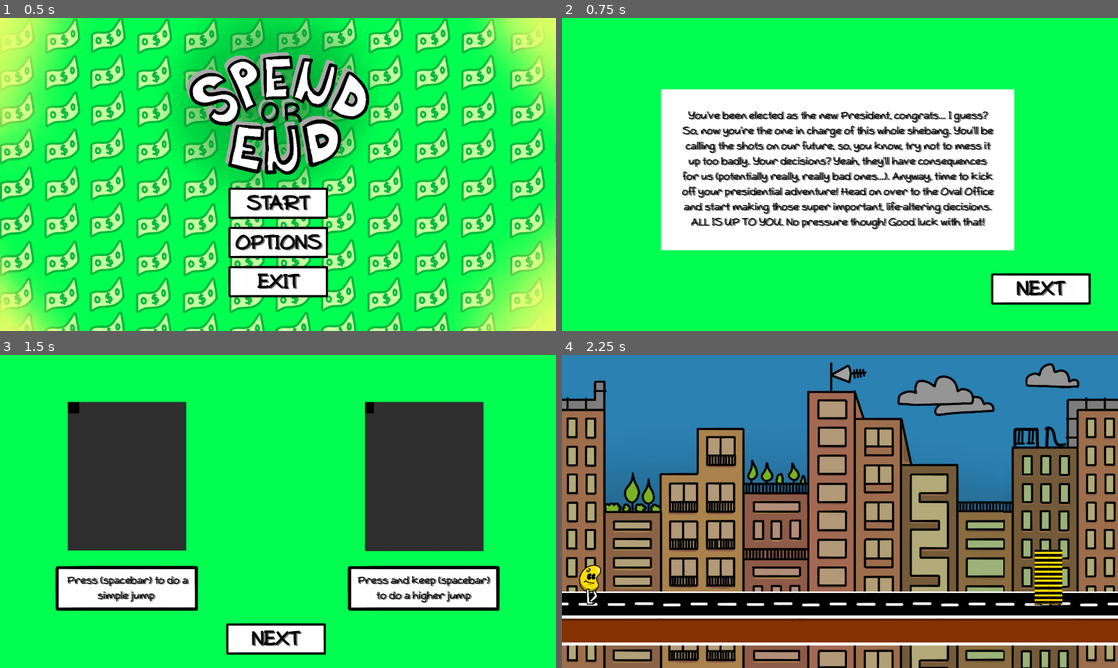
Above: before the commit, frames 1-4 (two rows, left to right).
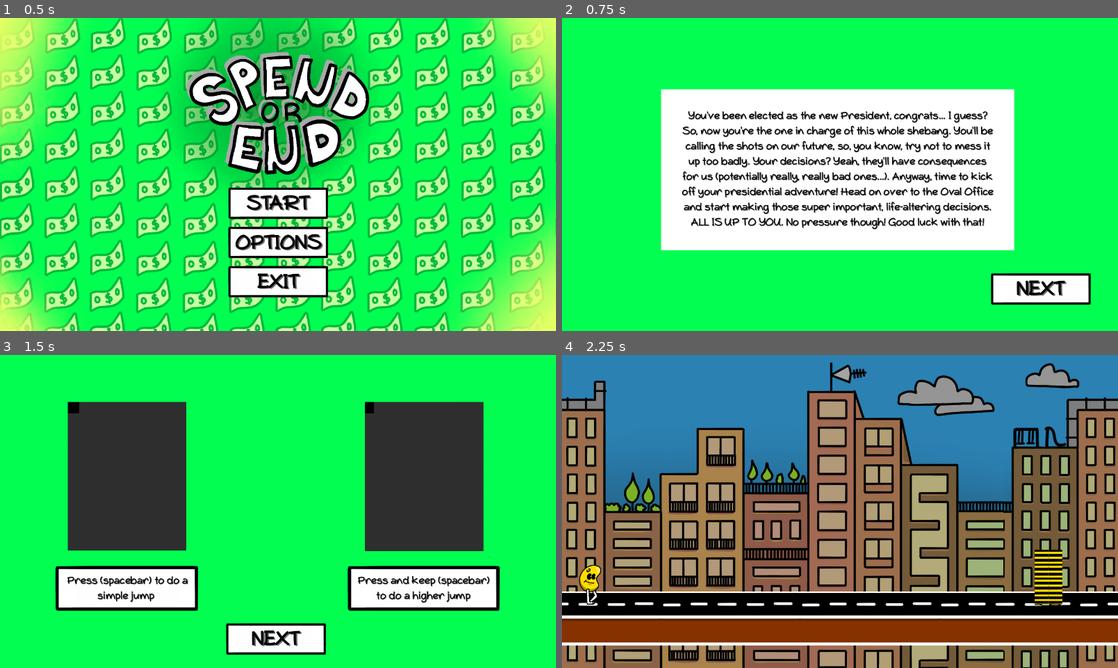
Above: after the commit, the same moments.

Repository: Passaaaa/spend_or_end
Game: Godot game, scene res://02_scenes/04_scenes/03_screens/MainMenu.tscn
The game is run twice, just before and just after one commit, with the same random seed, the same clock (stepped at 60 frames per second) and the same inputs. Video files are missing from this copy of the repository; at most half a second of black plays in their place.
Inputs:
- Up to frame 1 (0.5 s): no input
- Up to frame 2 (0.75 s): click "START" at 0.5 s
- Up to frame 3 (1.5 s): click "NEXT" at 1.25 s
- Up to frame 4 (2.25 s): click "NEXT" at 2 s

Frame 1 is identical in both runs. In frame 2, 3.6% of the frame differs, in the area x 21-78%, y 29-68%; in frame 3, 0.6%; in frame 4, nothing differs.

Commit message:
nosequehice

Diff:
--- a/02_scenes/03_levels/01_level01/level_1.tscn
+++ b/02_scenes/03_levels/01_level01/level_1.tscn
@@ -1,6 +1,6 @@
 [gd_scene load_steps=13 format=3 uid="uid://bksxhw20l3ihj"]
 
-[ext_resource type="PackedScene" uid="uid://c11a4hfi1ko2u" path="res://02_scenes/01_characters/Player.tscn" id="1_8giqc"]
+[ext_resource type="PackedScene" uid="uid://c11a4hfi1ko2u" path="res://02_scenes/01_characters/player.tscn" id="1_8giqc"]
 [ext_resource type="Texture2D" uid="uid://5m2lscdegx7g" path="res://01_assets/01_sprites/02_environments/Ciudad.png" id="1_chm07"]
 [ext_resource type="PackedScene" uid="uid://dae2rl4asaybh" path="res://02_scenes/04_scenes/02_Death/DeathScreen.tscn" id="3_vq1li"]
 [ext_resource type="PackedScene" uid="uid://d3xlshy53rjlm" path="res://02_scenes/02_items/pinchos.tscn" id="4_kiep1"]
--- a/02_scenes/03_levels/02_level02/level_2Cap.tscn
+++ b/02_scenes/03_levels/02_level02/level_2Cap.tscn
@@ -4,7 +4,7 @@
 [ext_resource type="Texture2D" uid="uid://gvgki7lf0fr2" path="res://01_assets/01_sprites/02_environments/EducacionPrivada.png" id="2_ksx54"]
 [ext_resource type="PackedScene" uid="uid://dae2rl4asaybh" path="res://02_scenes/04_scenes/02_Death/DeathScreen.tscn" id="3_2rgef"]
 [ext_resource type="PackedScene" uid="uid://d3xlshy53rjlm" path="res://02_scenes/02_items/pinchos.tscn" id="6_v0k0k"]
-[ext_resource type="PackedScene" uid="uid://c11a4hfi1ko2u" path="res://02_scenes/01_characters/Player.tscn" id="7_khgka"]
+[ext_resource type="PackedScene" uid="uid://c11a4hfi1ko2u" path="res://02_scenes/01_characters/player.tscn" id="7_khgka"]
 [ext_resource type="Script" path="res://02_scenes/04_scenes/03_screens/shopCollision.gd" id="8_lg1yw"]
 [ext_resource type="PackedScene" uid="uid://dvr465htlmxh8" path="res://02_scenes/04_scenes/03_screens/Shop_lvl02.tscn" id="10_3of1r"]
 [ext_resource type="PackedScene" uid="uid://bmk7aqnd6a7v" path="res://02_scenes/02_items/jetpack.tscn" id="10_iinva"]
--- a/02_scenes/03_levels/02_level02/level_2NoCap.tscn
+++ b/02_scenes/03_levels/02_level02/level_2NoCap.tscn
@@ -3,7 +3,7 @@
 [ext_resource type="Texture2D" uid="uid://5m2lscdegx7g" path="res://01_assets/01_sprites/02_environments/Ciudad.png" id="1_5516c"]
 [ext_resource type="PackedScene" uid="uid://dae2rl4asaybh" path="res://02_scenes/04_scenes/02_Death/DeathScreen.tscn" id="2_oramb"]
 [ext_resource type="PackedScene" uid="uid://d3xlshy53rjlm" path="res://02_scenes/02_items/pinchos.tscn" id="5_virjb"]
-[ext_resource type="PackedScene" uid="uid://c11a4hfi1ko2u" path="res://02_scenes/01_characters/Player.tscn" id="6_vg460"]
+[ext_resource type="PackedScene" uid="uid://c11a4hfi1ko2u" path="res://02_scenes/01_characters/player.tscn" id="6_vg460"]
 [ext_resource type="Script" path="res://02_scenes/04_scenes/03_screens/shopCollision.gd" id="7_25j5b"]
 [ext_resource type="PackedScene" uid="uid://dvr465htlmxh8" path="res://02_scenes/04_scenes/03_screens/Shop_lvl02.tscn" id="8_aoows"]
 [ext_resource type="PackedScene" uid="uid://fy77n1uolpqd" path="res://02_scenes/03_levels/02_level02/tile_map_lvl2.tscn" id="9_cen71"]
--- a/02_scenes/03_levels/03_level03/level_3Cap.tscn
+++ b/02_scenes/03_levels/03_level03/level_3Cap.tscn
@@ -6,7 +6,7 @@
 [ext_resource type="PackedScene" uid="uid://dae2rl4asaybh" path="res://02_scenes/04_scenes/02_Death/DeathScreen.tscn" id="3_r27ul"]
 [ext_resource type="PackedScene" uid="uid://byxloocl1x2b7" path="res://02_scenes/03_levels/03_level03/tile_map_lvl3.tscn" id="5_o6l4f"]
 [ext_resource type="PackedScene" uid="uid://d3xlshy53rjlm" path="res://02_scenes/02_items/pinchos.tscn" id="6_udshu"]
-[ext_resource type="PackedScene" uid="uid://c11a4hfi1ko2u" path="res://02_scenes/01_characters/Player.tscn" id="7_dcq5s"]
+[ext_resource type="PackedScene" uid="uid://c11a4hfi1ko2u" path="res://02_scenes/01_characters/player.tscn" id="7_dcq5s"]
 [ext_resource type="Script" path="res://02_scenes/04_scenes/03_screens/shopCollision.gd" id="8_plnpq"]
 [ext_resource type="PackedScene" uid="uid://ebn7oa0yrdg8" path="res://02_scenes/04_scenes/03_screens/Shop_lvl03.tscn" id="10_hj6nm"]
 [ext_resource type="PackedScene" uid="uid://x28uvyfxsc43" path="res://02_scenes/01_characters/goomba.tscn" id="11_n8tis"]
--- a/02_scenes/03_levels/03_level03/level_3NoCap.tscn
+++ b/02_scenes/03_levels/03_level03/level_3NoCap.tscn
@@ -4,7 +4,7 @@
 [ext_resource type="Texture2D" uid="uid://5m2lscdegx7g" path="res://01_assets/01_sprites/02_environments/Ciudad.png" id="2_tmrf5"]
 [ext_resource type="PackedScene" uid="uid://dae2rl4asaybh" path="res://02_scenes/04_scenes/02_Death/DeathScreen.tscn" id="3_36655"]
 [ext_resource type="PackedScene" uid="uid://d3xlshy53rjlm" path="res://02_scenes/02_items/pinchos.tscn" id="6_il0t8"]
-[ext_resource type="PackedScene" uid="uid://c11a4hfi1ko2u" path="res://02_scenes/01_characters/Player.tscn" id="7_6awrr"]
+[ext_resource type="PackedScene" uid="uid://c11a4hfi1ko2u" path="res://02_scenes/01_characters/player.tscn" id="7_6awrr"]
 [ext_resource type="Script" path="res://02_scenes/04_scenes/03_screens/shopCollision.gd" id="8_d8vlg"]
 [ext_resource type="PackedScene" uid="uid://x28uvyfxsc43" path="res://02_scenes/01_characters/goomba.tscn" id="8_ukn13"]
 [ext_resource type="PackedScene" uid="uid://bmk7aqnd6a7v" path="res://02_scenes/02_items/jetpack.tscn" id="9_hp8gx"]
--- a/02_scenes/03_levels/04_level04/level_4Cap.tscn
+++ b/02_scenes/03_levels/04_level04/level_4Cap.tscn
@@ -5,7 +5,7 @@
 [ext_resource type="PackedScene" uid="uid://crobhgicb8ade" path="res://02_scenes/03_levels/04_level04/tile_map_LVL4.tscn" id="4_v8np8"]
 [ext_resource type="PackedScene" uid="uid://dae2rl4asaybh" path="res://02_scenes/04_scenes/02_Death/DeathScreen.tscn" id="4_ybmdv"]
 [ext_resource type="PackedScene" uid="uid://d3xlshy53rjlm" path="res://02_scenes/02_items/pinchos.tscn" id="7_32v0q"]
-[ext_resource type="PackedScene" uid="uid://c11a4hfi1ko2u" path="res://02_scenes/01_characters/Player.tscn" id="8_y4fww"]
+[ext_resource type="PackedScene" uid="uid://c11a4hfi1ko2u" path="res://02_scenes/01_characters/player.tscn" id="8_y4fww"]
 [ext_resource type="Script" path="res://02_scenes/04_scenes/03_screens/shopCollision.gd" id="9_km6ph"]
 [ext_resource type="PackedScene" uid="uid://dneqnrtwf1ecm" path="res://02_scenes/01_characters/goomba_02.tscn" id="9_r6u3a"]
 [ext_resource type="PackedScene" uid="uid://x28uvyfxsc43" path="res://02_scenes/01_characters/goomba.tscn" id="9_xynlf"]
--- a/02_scenes/03_levels/04_level04/level_4NoCap.tscn
+++ b/02_scenes/03_levels/04_level04/level_4NoCap.tscn
@@ -6,7 +6,7 @@
 [ext_resource type="PackedScene" uid="uid://crobhgicb8ade" path="res://02_scenes/03_levels/04_level04/tile_map_LVL4.tscn" id="4_jvqyc"]
 [ext_resource type="PackedScene" uid="uid://dneqnrtwf1ecm" path="res://02_scenes/01_characters/goomba_02.tscn" id="7_f7tf4"]
 [ext_resource type="PackedScene" uid="uid://d3xlshy53rjlm" path="res://02_scenes/02_items/pinchos.tscn" id="7_uw0s2"]
-[ext_resource type="PackedScene" uid="uid://c11a4hfi1ko2u" path="res://02_scenes/01_characters/Player.tscn" id="8_itruv"]
+[ext_resource type="PackedScene" uid="uid://c11a4hfi1ko2u" path="res://02_scenes/01_characters/player.tscn" id="8_itruv"]
 [ext_resource type="PackedScene" uid="uid://x28uvyfxsc43" path="res://02_scenes/01_characters/goomba.tscn" id="8_lxy4c"]
 [ext_resource type="PackedScene" uid="uid://bmk7aqnd6a7v" path="res://02_scenes/02_items/jetpack.tscn" id="9_4bwim"]
 [ext_resource type="Script" path="res://02_scenes/04_scenes/03_screens/shopCollision.gd" id="9_vpy65"]
--- a/02_scenes/04_scenes/03_screens/MainMenu.tscn
+++ b/02_scenes/04_scenes/03_screens/MainMenu.tscn
@@ -40,6 +40,7 @@
 script = ExtResource("1_77v5r")
 
 [node name="Background" type="TextureRect" parent="."]
+visible = false
 offset_right = 1280.0
 offset_bottom = 720.0
 texture = ExtResource("2_qgjhp")
@@ -350,7 +351,6 @@
 autowrap_mode = 3
 
 [node name="OpcionesPanel" type="Panel" parent="."]
-visible = false
 anchors_preset = 15
 anchor_right = 1.0
 anchor_bottom = 1.0
--- a/03_scripts/03_UI/TextLabelSettings.tres
+++ b/03_scripts/03_UI/TextLabelSettings.tres
@@ -7,4 +7,3 @@
 font_size = 24
 font_color = Color(0, 0, 0, 1)
 shadow_color = Color(0.411765, 0.411765, 0.411765, 1)
-shadow_offset = Vector2(3, 1)
